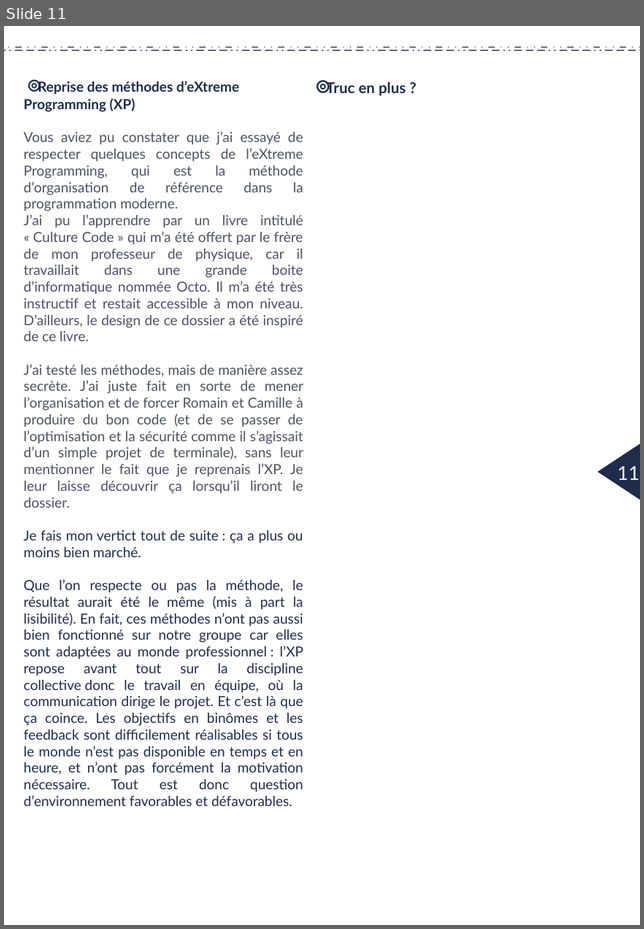
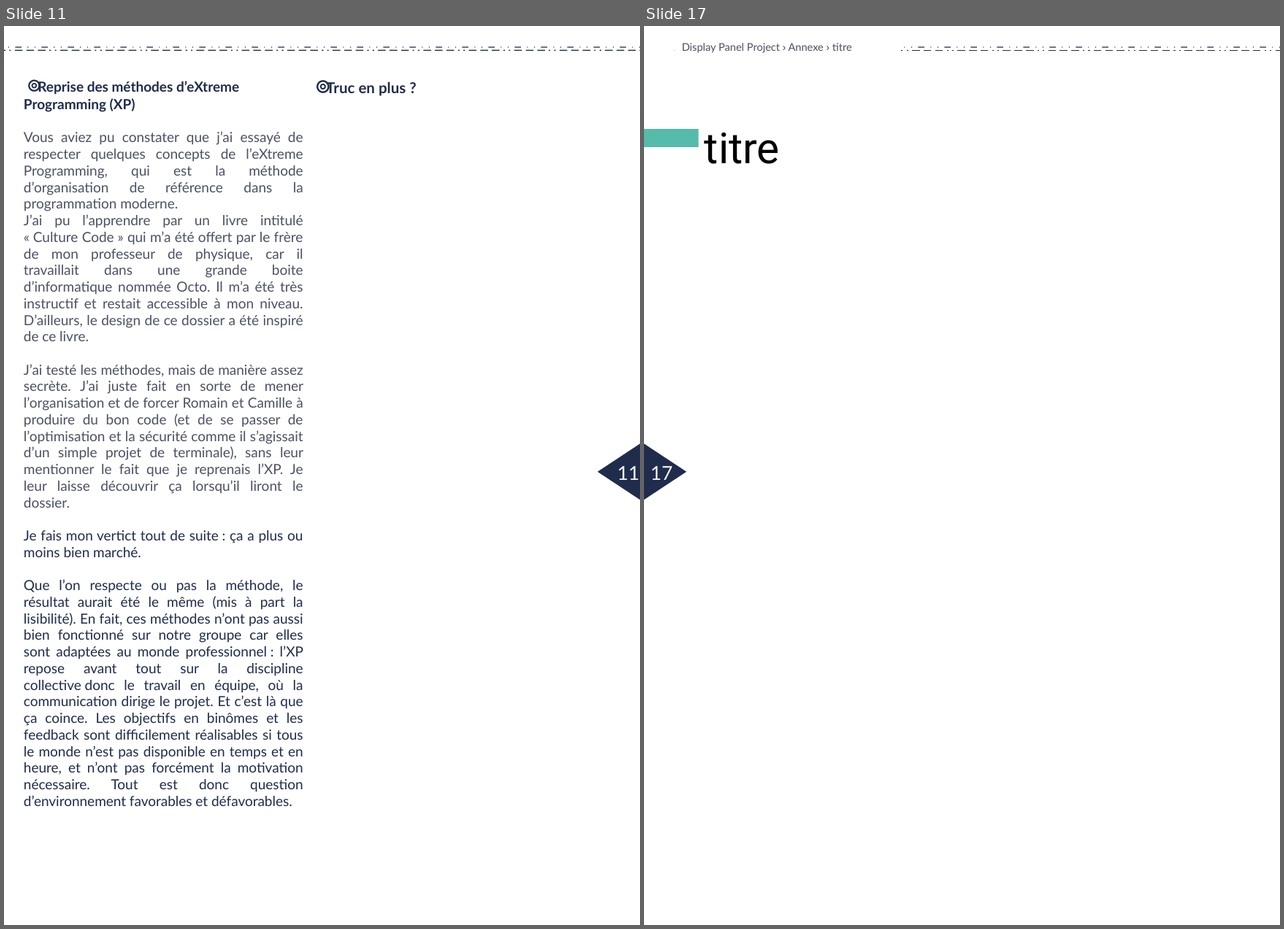
Before and after one commit to LoganTann/panneau, a slide deck: compte-rendu/CR_papier.odp. Shown side by side, each under a label of ours: slide 11 before the commit, slides 11 and 17 after it; the slides between them are not shown. The pictures are 644x929 and 1284x929 pixels, drawn with LibreOffice and Linux fonts; fonts in the diff are those of the drawing. Boxes give left, top, right and bottom in pixels: in the first picture for what was removed or moved away, otherwise in the second. Text is boxed around its words. In the diff, an @@ line names an element or a change of style, - is before the commit and + after.

Commit message:
ajout des annexes (incomplet)

```diff
--- a/compte-rendu/CR_papier.odp
+++ b/compte-rendu/CR_papier.odp
@@ slide 17 added at bbox=[644, 26, 1280, 925], background #FFFFFF @@
@@ line added from (1280, 47) to (674, 47), #1F2C4C 0.79 pt @@
@@ text added at bbox=[682, 43, 852, 53], 10 pt, text #4B5164 @@
+Display Panel Project › Annexe › titre
@@ line added from (674, 50) to (1280, 50), #1F2C4C 0.79 pt @@
@@ rectangle added at bbox=[644, 129, 699, 147], fill #55BBAB @@
@@ title added at bbox=[705, 133, 780, 164], 40 pt, text #000000 @@
+titre
@@ triangle added at bbox=[644, 444, 686, 500], fill #1F2C4C @@
@@ page number added at bbox=[651, 466, 673, 484], 18 pt, text #F3F4F5 @@
+17
```
Also in this commit, not shown: 5 other slides added.
